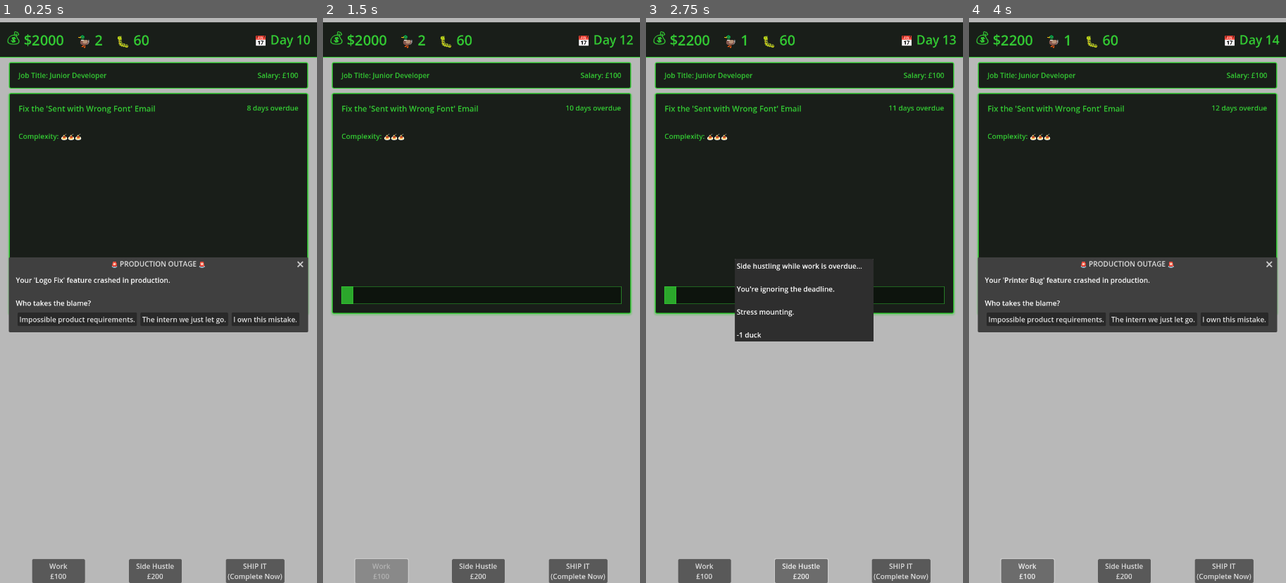
Above: before the commit, frames 1-4 (left to right).
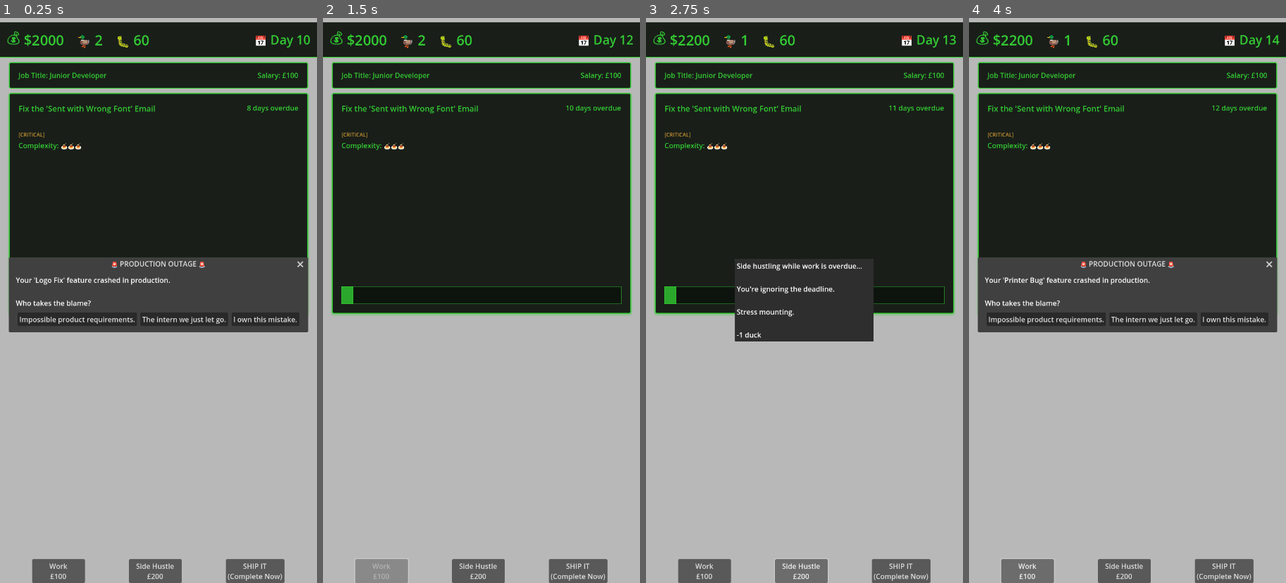
Above: after the commit, the same moments.

Repository: lmchoi/alt-f-this
Game: Godot game, scene res://scenes/game_ui.tscn
Same seed, same stepped clock (60 frames per second), same inputs: the game is played once before the commit and once after it.
Inputs:
- Up to frame 1 (0.25 s): no input
- Up to frame 2 (1.5 s): click "The intern we just let go." at 0.5 s; click "Work £100" at 1.25 s
- Up to frame 3 (2.75 s): click "Side Hustle £200" at 2 s
- Up to frame 4 (4 s): click "SHIP IT (Complete Now)" at 2.75 s; click "Work £100" at 3.5 s

The runs differ from the first frame. In frame 1, 0.2% of the frame differs, in the area x 6-26%, y 20-24%; in frame 2, 0.2%; in frame 3, 0.2%; in frame 4, 0.2%.

Commit message:
Task panel to display categories

Diff:
--- a/autoloads/task_manager.gd
+++ b/autoloads/task_manager.gd
@@ -18,4 +18,11 @@
 	new_task.complexity = task_data["complexity"]
 	new_task.due_day = today_date + task_data["allowed_time"]
 	new_task.progress = 0
+
+	# Convert JSON array to typed Array[String]
+	var categories_array: Array[String] = []
+	for cat in task_data["categories"]:
+		categories_array.append(cat)
+	new_task.categories = categories_array
+
 	return new_task
--- a/data/tasks.json
+++ b/data/tasks.json
@@ -2,10 +2,11 @@
   "tasks": [
 	{
 	  "title": "Make the Logo Bigger (Again)",
-	  "description": "The CEO’s nephew said the logo looks 'weak.' Make it 10% bigger… for the 5th time this week.",
+	  "description": "The CEO's nephew said the logo looks 'weak.' Make it 10% bigger… for the 5th time this week.",
 	  "allowed_time": 2,
 	  "complexity": 1,
-	  "category": "Design Hell",
+	  "flavor": "Design Hell",
+	  "categories": ["optics"],
 	  "completion_text": "Logo now occupies 30% of the screen. Marketing weeps quietly in the break room."
 	},
 	{
@@ -13,7 +14,8 @@
 	  "description": "Marketing sent 50K emails in Comic Sans. 'Undo' the send before customers notice.",
 	  "allowed_time": 1,
 	  "complexity": 3,
-	  "category": "Marketing Disaster",
+	  "flavor": "Marketing Disaster",
+	  "categories": ["critical"],
 	  "completion_text": "Emails 'recalled.' 12 customers still replied with 'lol nice font'."
 	},
 	{
@@ -21,47 +23,53 @@
 	  "description": "The board read a buzzword-heavy article. Now your to-do app 'needs blockchain integration.'",
 	  "allowed_time": 4,
 	  "complexity": 5,
-	  "category": "Buzzword Compliance",
+	  "flavor": "Buzzword Compliance",
+	  "categories": ["optics"],
 	  "completion_text": "Added a button that says 'Blockchain Enabled!' It just plays mining sounds."
 	},
 	{
 	  "title": "The Printer is 'Hacking Us'",
-	  "description": "Office printer randomly prints cat memes. CFO insists it’s a cyberattack. 'Investigate.'",
+	  "description": "Office printer randomly prints cat memes. CFO insists it's a cyberattack. 'Investigate.'",
 	  "allowed_time": 3,
 	  "complexity": 2,
-	  "category": "IT Nightmares",
+	  "flavor": "IT Nightmares",
+	  "categories": ["optics"],
 	  "completion_text": "Found Jim from Accounting feeding the printer memes. He got a promotion for 'security awareness.'"
 	},
 	{
-	  "title": "Make It Pop (But Don’t Change Anything)",
+	  "title": "Make It Pop (But Don't Change Anything)",
 	  "description": "Designer says the UI needs to 'pop more,' but rejects every color/font/animation you try.",
 	  "allowed_time": 3,
 	  "complexity": 4,
-	  "category": "Design Hell",
+	  "flavor": "Design Hell",
+	  "categories": ["optics"],
 	  "completion_text": "Added a single 1-pixel glow. Designer calls it 'revolutionary.' You need a drink."
 	},
 	{
-	  "title": "CEO’s ‘Simple’ Excel Macro",
+	  "title": "CEO's 'Simple' Excel Macro",
 	  "description": "'Just automate this 200-step spreadsheet! How hard could it be?' *(Spoiler: Very.)*",
 	  "allowed_time": 5,
 	  "complexity": 5,
-	  "category": "Spreadsheet Suffering",
+	  "flavor": "Spreadsheet Suffering",
+	  "categories": ["optics"],
 	  "completion_text": "Macro works. CEO now wants it to also brew coffee. Your soul leaves your body."
 	},
 	{
-	  "title": "Optimize the ‘Like’ Button (For 0.0001s Gain)",
+	  "title": "Optimize the 'Like' Button (For 0.0001s Gain)",
 	  "description": "VP wants the button 0.0001s faster to 'beat competitors.' Rewrite the entire stack.",
 	  "allowed_time": 6,
 	  "complexity": 4,
-	  "category": "Micro-Optimization",
+	  "flavor": "Micro-Optimization",
+	  "categories": ["tech_debt"],
 	  "completion_text": "Speed improved by 0.0001s. VP claims credit. The backend is now held together by duct tape."
 	},
 	{
-	  "title": "Fix the ‘Ghost Bug’ in Production",
+	  "title": "Fix the 'Ghost Bug' in Production",
 	  "description": "'Sometimes the app crashes, but only on Tuesdays when it rains.' No logs. Good luck.",
 	  "allowed_time": 7,
 	  "complexity": 5,
-	  "category": "Debugging Purgatory",
+	  "flavor": "Debugging Purgatory",
+	  "categories": ["tech_debt"],
 	  "completion_text": "Turns out it was a timezone bug in a dependency from 2008. You get a stress ball as a reward."
 	},
 	{
@@ -69,15 +77,17 @@
 	  "description": "Half the team wants dark mode, the other half hates change. Support both… forever.",
 	  "allowed_time": 4,
 	  "complexity": 3,
-	  "category": "UI Chaos",
+	  "flavor": "UI Chaos",
+	  "categories": ["critical"],
 	  "completion_text": "Now maintaining two UIs. The team argues about which one is 'canon.'"
 	},
 	{
-	  "title": "The ‘AI’ Sticker Feature",
+	  "title": "The 'AI' Sticker Feature",
 	  "description": "Sales promised 'AI-powered stickers' to a client. You have 3 days to fake it.",
 	  "allowed_time": 3,
 	  "complexity": 4,
-	  "category": "Fake AI",
+	  "flavor": "Fake AI",
+	  "categories": ["optics"],
 	  "completion_text": "Stickers now 'magically' appear when clicked. Client is thrilled. You feel dirty."
 	}
   ]
--- a/scenes/task_panel.gd
+++ b/scenes/task_panel.gd
@@ -2,6 +2,7 @@
 
 @onready var task_label := $"%TaskLabel"
 @onready var complexity_label := $"%ComplexityLabel"
+@onready var category_label := $"%CategoryLabel"
 @onready var deadline_label := $"%DeadlineLabel"
 @onready var progress_bar := $"%ProgressBar"
 
@@ -18,6 +19,7 @@
 func _on_current_task_updated(current_task: Task):
 	task_label.text = current_task.title
 	_update_complexity_label(current_task.complexity)
+	_update_category_label(current_task.categories)
 
 func _on_next_day(nth_day: int):
 	var days_left = GameManager.current_task.due_day - nth_day
@@ -39,3 +41,15 @@
 
 func _update_progress(progress: float):
 	progress_bar.value = progress
+
+func _update_category_label(categories: Array[String]):
+	if categories.is_empty():
+		category_label.text = ""
+		return
+
+	# Display categories as badges: [OPTICS] [CRITICAL]
+	var display_text = ""
+	for category in categories:
+		display_text += "[" + category.to_upper() + "] "
+
+	category_label.text = display_text.strip_edges()
--- a/scenes/task_panel.tscn
+++ b/scenes/task_panel.tscn
@@ -67,6 +67,13 @@
 text = "TASK: Fix CEO's PowerPoint"
 autowrap_mode = 3
 
+[node name="CategoryLabel" type="Label" parent="MarginContainer/MainContainer/TaskHeaderContainer/TaskInfoContainer"]
+unique_name_in_owner = true
+layout_mode = 2
+theme_override_colors/font_color = Color(0.8, 0.6, 0.2, 1)
+theme_override_font_sizes/font_size = 12
+text = "[OPTICS]"
+
 [node name="ComplexityLabel" type="Label" parent="MarginContainer/MainContainer/TaskHeaderContainer/TaskInfoContainer"]
 unique_name_in_owner = true
 layout_mode = 2
--- a/scripts/resources/task.gd
+++ b/scripts/resources/task.gd
@@ -5,6 +5,7 @@
 @export var complexity := 5  # 1-10 scale (affects work speed)
 @export var due_day := 5 # Day number (e.g., Day 3)
 @export var progress := 0
+@export var categories: Array[String] = []  # e.g., ["optics"], ["tech_debt", "critical"]
 
 func _init(today_date: int = 1, new_title: String = "Fix CEO's PowerPoint", allowed_time: int = 3, task_complexity: int = 5):
 	title = new_title
Not shown: 1 places in scenes/task_panel.tscn that only renumber resources
Not shown, changed: ideas/game-plan.md
